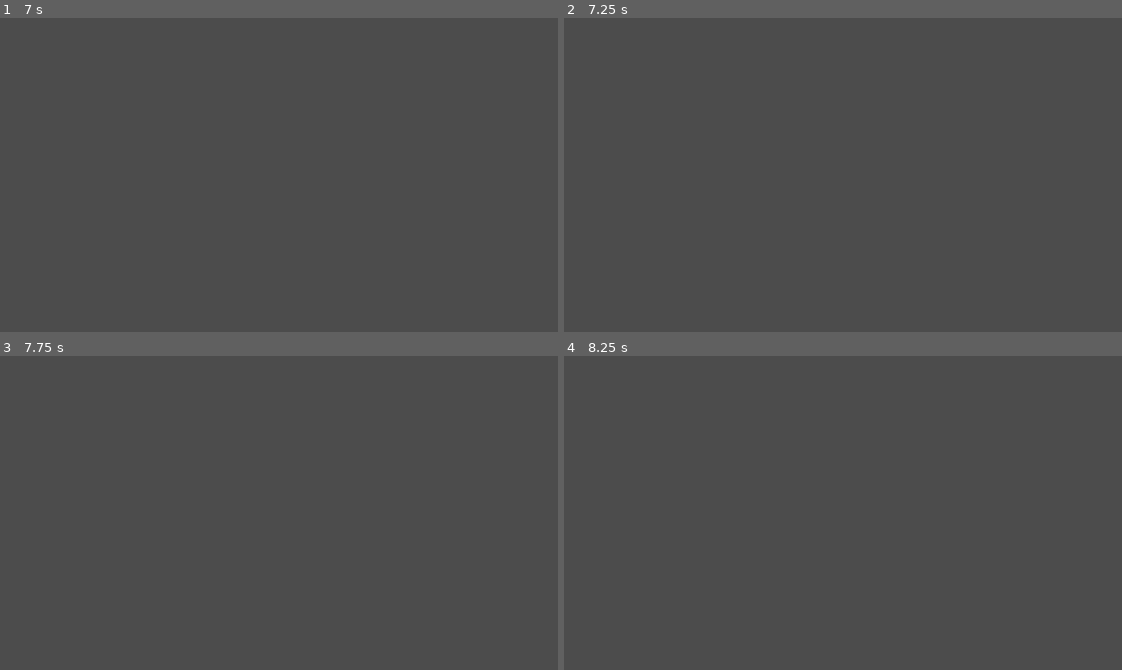
Above: before the commit, frames 1-4 (two rows, left to right).
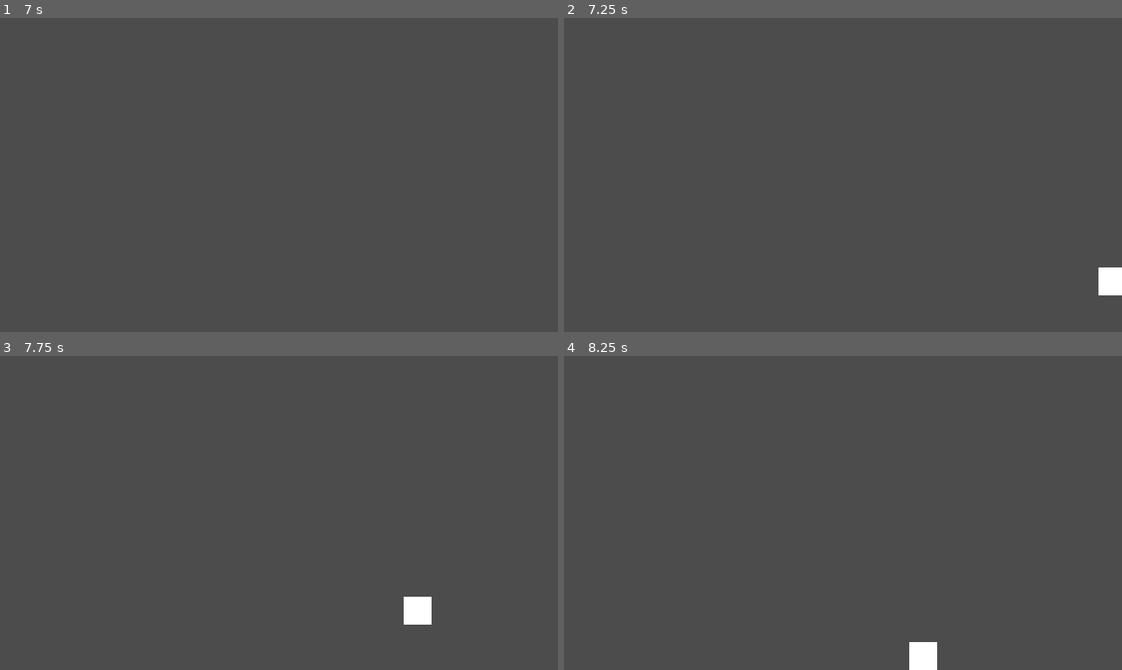
Above: after the commit, the same moments.

Repository: moha2008dev/throw-me-away
Game: Godot game, scene res://scenes/main_menu.tscn
Two runs of this game, one before a commit and one after it. Both use one fixed random seed, a clock stepped at 60 frames per second and the inputs below.
Inputs (mouse positions are in pixels of both pictures, inside the frame that each line leads up to):
- Up to frame 1 (7 s): click (496, 80) at 0.5 s; tap Enter at 1.25, 6.5 s; move the mouse to (401, 159) at 1.27 s; hold D (right) 1.28-2.78 s; right-click (401, 159) at 1.35 s; tap W (up) at 1.52, 2.27, 3.77, 4.52, 5.27, 6.77 s; move the mouse to (167, 190) at 2.02 s; click (167, 190) at 2.1 s; move the mouse to (334, 105) at 2.77 s; hold A (left) 2.78-3.53 s; tap S (slide) at 2.85, 5.1 s; move the mouse to (251, 237) at 3.52 s; hold D (right) 3.53-5.03 s; right-click (251, 237) at 3.6 s; move the mouse to (446, 222) at 4.27 s; click (446, 222) at 4.35 s; tap Space at 5 s; move the mouse to (111, 127) at 5.02 s; hold A (left) 5.03-5.78 s; move the mouse to (306, 175) at 5.77 s; hold D (right) 5.78-6.53 s; right-click (306, 175) at 5.85 s; move the mouse to (195, 96) at 6.52 s; hold A (left) from 6.53 s (still down); click (195, 96) at 6.6 s
- Up to frame 2 (7.25 s): keep holding A (left)
- Up to frame 3 (7.75 s): keep holding A (left); move the mouse to (401, 497) at 7.27 s; tap S (slide) at 7.35 s; tap W (up) at 7.52 s
- Up to frame 4 (8.25 s): move the mouse to (731, 528) at 8.02 s; release A (left) at 8.03 s; hold D (right) from 8.03 s (still down); right-click (731, 528) at 8.1 s

Frame 1 is identical in both runs. In frame 2, 0.4% of the frame differs, in the area x 95-100%, y 79-89%; in frame 3, 0.4%, in the area x 72-78%, y 76-86%; in frame 4, 0.4%.

Commit message:
Update World.tscn

Diff:
--- a/scenes/World.tscn
+++ b/scenes/World.tscn
@@ -3,7 +3,7 @@
 [ext_resource path="res://scenes/Player.tscn" type="PackedScene" id=1]
 
 [sub_resource type="RectangleShape2D" id=3]
-extents = Vector2( 320, 10 )
+extents = Vector2( 924.5, 10 )
 
 [node name="Node2D" type="Node2D"]
 
@@ -14,4 +14,5 @@
 position = Vector2( 320, 370 )
 
 [node name="CollisionShape2D" type="CollisionShape2D" parent="StaticBody2D"]
+position = Vector2( 0.5, 0 )
 shape = SubResource( 3 )
